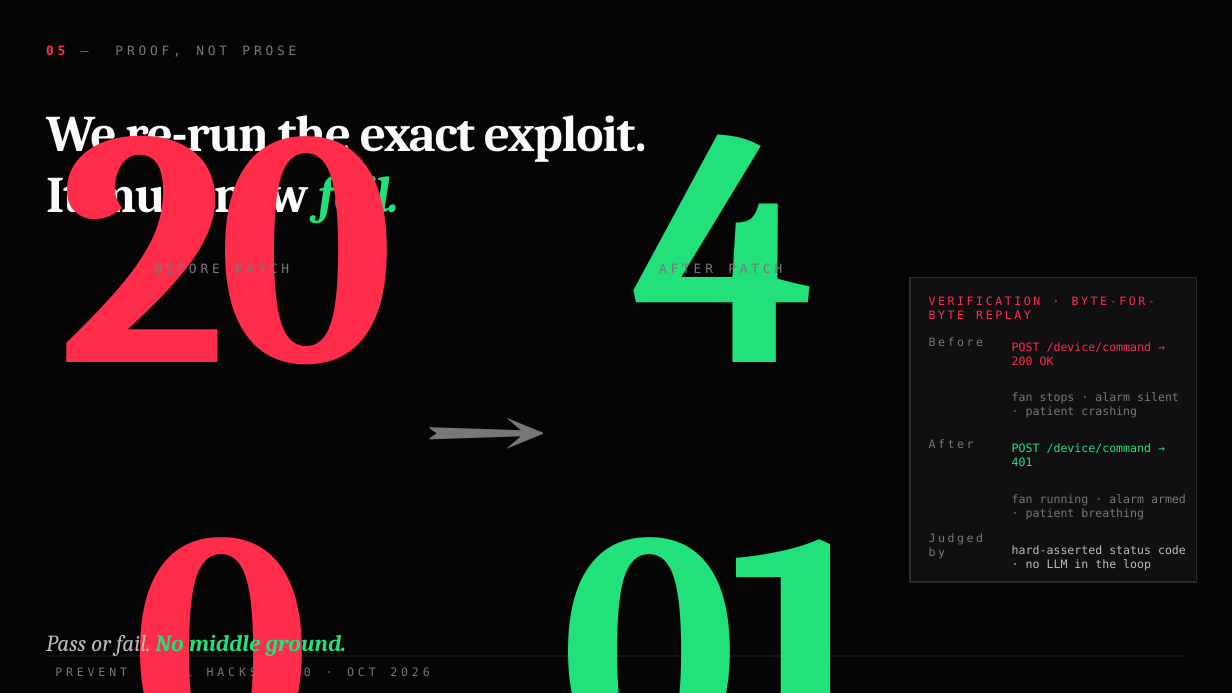
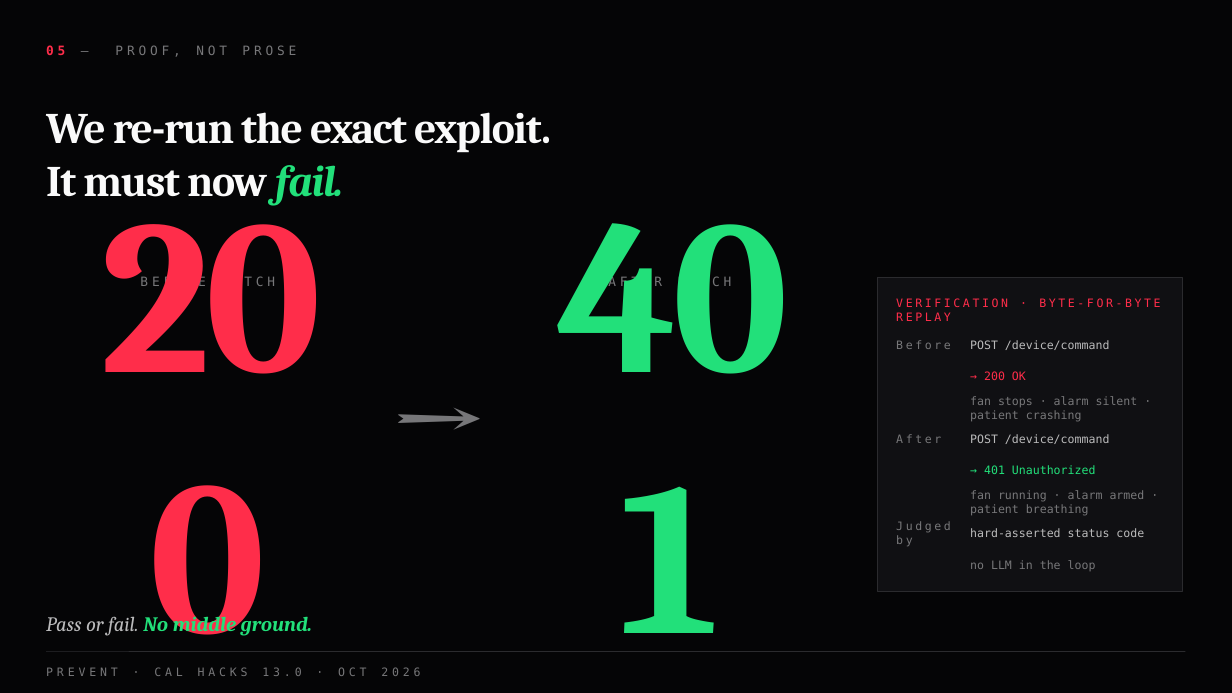
Before and after one commit to Sanjavan7/PreVent, a slide deck: slide 6 of deck/PreVent-pitch.pptx. Drawn at 1232x693 pixels with LibreOffice and Linux fonts; fonts in the diff are those of the drawing. Boxes give left, top, right and bottom in pixels: in the first picture for what was removed or moved away, otherwise in the second. Text is boxed around its words. In the diff, an @@ line names an element or a change of style, - is before the commit and + after.

```diff
--- a/deck/PreVent-pitch.pptx
+++ b/deck/PreVent-pitch.pptx
@@ text "We re-run the exact exploit. ..." at box(46, 112, 551, 206): size 40 to 34 pt @@
@@ text "BEFORE PATCH": place and size @@
-text "BEFORE PATCH" at box(154, 262, 289, 276)
+text "BEFORE PATCH" at box(140, 276, 275, 290)
@@ text "AFTER PATCH": place and size @@
-text "AFTER PATCH" at box(659, 262, 782, 276)
+text "AFTER PATCH" at box(608, 276, 732, 290)
@@ rectangle: place and size @@
-rectangle at box(910, 277, 1197, 582)
+rectangle at box(878, 277, 1183, 592)
@@ text "VERIFICATION · BYTE-FOR-BYTE REPLAY" rewrapped from box(929, 296, 1155, 319) to box(896, 298, 1160, 307) @@
@@ text "200": place and size @@
-text "200" at box(55, 287, 388, 573)
+text "200" at box(46, 300, 370, 531)
@@ text "200" at box(46, 300, 370, 531): size 260 to 170 pt, letter spacing -8 to -5 pt @@
@@ text "401" at box(508, 300, 832, 531): size 260 to 170 pt, letter spacing -8 to -5 pt @@
@@ text "401": place and size @@
-text "401" at box(555, 287, 887, 573)
+text "401" at box(508, 300, 832, 531)
@@ text "→": place and size @@
-text "→" at box(416, 314, 545, 545)
+text "→" at box(379, 333, 499, 499)
@@ text "→" at box(379, 333, 499, 499): size 140 to 100 pt @@
@@ text "Before": place and size @@
-text "Before" at box(929, 337, 984, 346)
+text "Before" at box(896, 340, 951, 349)
@@ text at box(970, 340, 1110, 350): text changed; text colour #FF2D4A to #BABABB @@
-POST /device/command → 200 OK
+POST /device/command
@@ text added at box(984, 371, 1026, 380), 9 pt, text #FF2D4A @@
+→ 200 OK
@@ text "fan stops · alarm silent ...": place and size @@
-text "fan stops · alarm silent ..." at box(1012, 392, 1179, 418)
+text "fan stops · alarm silent ..." at box(970, 396, 1138, 421)
@@ text "After": place and size @@
-text "After" at box(929, 439, 974, 448)
+text "After" at box(896, 434, 941, 443)
@@ text at box(970, 434, 1110, 444): text changed; text colour #22E07A to #BABABB @@
-POST /device/command → 401
+POST /device/command
@@ text added at box(984, 465, 1096, 474), 9 pt, text #22E07A @@
+→ 401 Unauthorized
@@ text "fan running · alarm armed ...": place and size @@
-text "fan running · alarm armed ..." at box(1012, 494, 1186, 520)
+text "fan running · alarm armed ..." at box(970, 490, 1145, 516)
@@ text "Judged by": place and size @@
-text "Judged by" at box(929, 533, 984, 558)
+text "Judged by" at box(896, 521, 951, 546)
@@ text added at box(970, 528, 1144, 537), 9 pt, text #BABABB @@
+hard-asserted status code
@@ text at box(970, 560, 1096, 571): text changed; text colour #BABABB to #777779 @@
-hard-asserted status code · no LLM in the loop
+no LLM in the loop
@@ text "Pass or fail. No middle ...": place and size @@
-text "Pass or fail. No middle ..." at box(46, 630, 347, 656)
+text "Pass or fail. No middle ..." at box(46, 612, 312, 637)
@@ text "Pass or fail. No middle ..." at box(46, 612, 312, 637): size 18 to 16 pt @@
@@ text "PREVENT · CAL HACKS 13.0 ...": place and size @@
-text "PREVENT · CAL HACKS 13.0 ..." at box(55, 667, 429, 679)
+text "PREVENT · CAL HACKS 13.0 ..." at box(46, 667, 420, 676)
@@ line moved from (46, 656) - (1183, 656) to (46, 652) - (1186, 652) @@
```
Also in this commit, not shown: 8 other slides changed.
